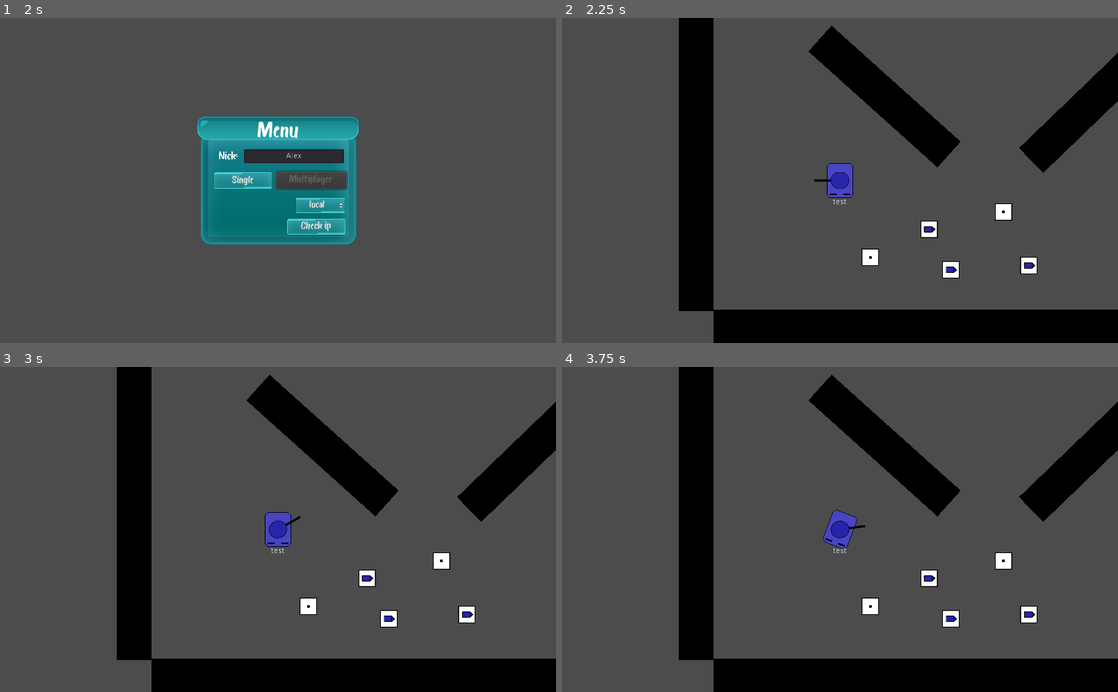
Above: before the commit, frames 1-4 (two rows, left to right).
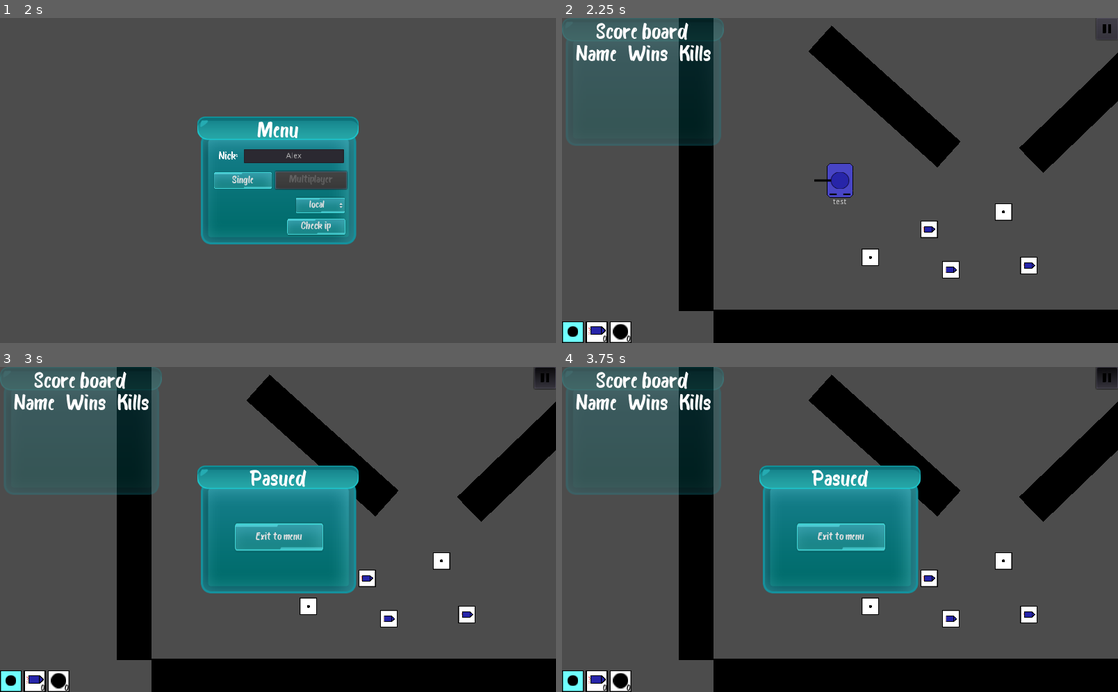
Above: after the commit, the same moments.

Repository: mm-102/godot_tanks
Game: Godot game, scene res://Main.tscn
Same seed, same stepped clock (60 frames per second), same inputs: the game is played once before the commit and once after it.
Inputs (mouse positions are in pixels of both pictures, inside the frame that each line leads up to):
- Up to frame 1 (2 s): click (294, 154) at 0.52 s; type "Alex" at 0.6 s; click "Multiplayer" at 1.25 s
- Up to frame 2 (2.25 s): click "Single" at 2 s
- Up to frame 3 (3 s): click (544, 376) at 2.77 s
- Up to frame 4 (3.75 s): tap Enter at 3.5 s; move the mouse to (962, 513) at 3.52 s; hold D (p_right) from 3.53 s (still down); tap 1 (p_bullet) at 3.6 s

Frame 1 is identical in both runs. In frame 2, 4.5% of the frame differs, in the area x 0-100%, y 0-100%; in frame 3, 16%; in frame 4, 16%.

Commit message:
Change in scoreboard & prep for spectating - add people at beginning of a round - create new table every new round - count each winning round - add new score: Kills - kills are calculated localy but every new round number of kills will be from server - remove signal way of setting score
- bugfix gui on single
- restore extrapolation
- change gui from margine contariner into control
- self_player not dc when die
- change the path of self_player into others, but keep player as 0 child
- change varible 'player_name' into 'nick'

Diff:
--- a/Global/Paths.gd
+++ b/Global/Paths.gd
@@ -2,4 +2,7 @@
 class_name Paths
 
 
-const SELF_PLAYER = "/root/Main/Game/Tank"
+const PLAYERS_N = "/root/Main/Game/Players"
+
+static func get_player_path():
+	return
--- a/Main.gd
+++ b/Main.gd
@@ -13,6 +13,8 @@
 	#[info] Transfer node have to be after main
 	var mode_inst = MODE_DICT[sel_mode].instance()
 	add_child(mode_inst)
+	if sel_mode == GAME_MODE.SINGLE:
+		get_node("/root/Main/Player_Gui_Layer").set_visible(true)
 	if sel_mode == GAME_MODE.MULTI:
 		if get_node_or_null("/root/Transfer") != null:
 			get_node("/root/Transfer").request_ready()
@@ -24,12 +26,11 @@
 		get_node("/root").add_child(transfer_inst)
 
 func exit_to_menu():
-	#[improve] Figure out way to just queue free everything and start main tscn
 	if is_multiplayer:
 		$"/root/Transfer".queue_free()
 	#warning-ignore:return_value_discarded
-	get_tree().reload_current_scene() # I guess it works
+	get_tree().reload_current_scene()
 
-func end_of_battle():
+func end_of_battle(): #[Important!] How to name functions: According to time when its called, or what this function does?
 	var mode_inst = MODE_DICT[GAME_MODE.MULTI].instance()
 	add_child(mode_inst)
--- a/Main.tscn
+++ b/Main.tscn
@@ -10,6 +10,7 @@
 [node name="Menu" parent="." instance=ExtResource( 1 )]
 
 [node name="Player_Gui_Layer" type="CanvasLayer" parent="."]
+layer = 5
 visible = false
 
 [node name="GUI" parent="Player_Gui_Layer" instance=ExtResource( 3 )]
--- a/Multiplayer/Game/Game.gd
+++ b/Multiplayer/Game/Game.gd
@@ -7,53 +7,40 @@
 var empty_gd = preload("res://Empty.gd")
 var time_of_last_stance = -INF
 var world_stance_buffer: Array
+var local_player_name = ""
+var local_player_id = ""
 onready var playerS_node = $"%Players"
-var local_player_name = ""
-
-signal new_scoreboard_player(name)
-signal update_player_score(name, score)
-signal delete_scoreboard_player(name)
 
 
-func _ready():
-	#warning-ignore:return_value_discarded
-	connect("new_scoreboard_player",get_node("/root/Main/Player_Gui_Layer/GUI"),"_on_new_scoreboard_player")
-	#warning-ignore:return_value_discarded
-	connect("update_player_score",get_node("/root/Main/Player_Gui_Layer/GUI"),"_on_update_player_score")
-	#warning-ignore:return_value_discarded
-	connect("delete_scoreboard_player",get_node("/root/Main/Player_Gui_Layer/GUI"),"_on_delete_scoreboard_player")
-
-func update_player_score(player_id, new_score):
-	emit_signal("update_player_score", NodePath(str(player_id)), new_score)
 
 func self_initiation(player_data):
 	var player_id :int = player_data.ID
-	var player_name :String = player_data.Nick
+	var nick :String = player_data.Nick
 	var spawn_point = player_data.SP
 	var score = player_data.Score
 	var tank_inst = tank.instance()
+	local_player_id = player_id
+	tank_inst.name = str(player_id)
 	tank_inst.add_to_group("ME") # [info] missing "ME" by no persistent
 	tank_inst.position = spawn_point
 	if local_player_name.empty():
 		local_player_name = "You"
 	tank_inst.set_display_name(local_player_name)
-	add_child_below_node($Players, tank_inst, true)
-	update_player_score(player_id, score)
+	$Players.add_child(tank_inst, true)
+	$Players.move_child(tank_inst, 0)
 
 func create_player(player_data):
 	var player_id :int = player_data.ID
-	var player_name :String = player_data.Nick
+	var nick :String = player_data.Nick
 	var spawn_point = player_data.SP
 	var score = player_data.Score
 	var tank_inst = tank_template.instance()
 	tank_inst.name = str(player_id)
-	if player_name.empty():
-		player_name = "Player" + str(player_id)
+	if nick.empty():
+		nick = "Player" + str(player_id)
 	tank_inst.position = spawn_point
-	tank_inst.set_display_name(player_name)
+	tank_inst.set_display_name(nick)
 	$Players.add_child(tank_inst, true)
-	emit_signal("new_scoreboard_player", tank_inst.name, tank_inst.player_name)
-	update_player_score(player_id, score)
 
 
 func player_destroyed(player_id, _position, _rotation, projectile_name):
@@ -61,9 +48,6 @@
 		get_node("/root/Main/Game/Projectiles/" + projectile_name).die()
 	get_node("Players/" + str(player_id)).die()
 	create_corpse(player_id, _position, _rotation)
-
-	#temp
-	emit_signal("delete_scoreboard_player", NodePath(str(player_id)))
 
 func create_corpse(player_id, _position, _rotation):
 	var static_body2d = StaticBody2D.new()
@@ -75,7 +59,6 @@
 	static_body2d.set_position(_position)
 	static_body2d.rotation = _rotation
 	wall_inst.replace_by(static_body2d, true)
-	#static_body2d.get_node("%Tank").disconnect("ready", static_body2d, "_on_Tank_ready")
 	static_body2d.get_node("%Sprite").set_frame(4)
 	static_body2d.get_node("%Turret").queue_free()
 	static_body2d.get_node("%RemoteTransform2D").queue_free()
@@ -96,7 +79,7 @@
 	bullet_inst.position = bullet_data.SP
 	bullet_inst.set_linear_velocity(bullet_data.V)
 	if player_id == get_tree().get_network_unique_id():
-		bullet_inst.player_path = NodePath(Paths.SELF_PLAYER)
+		bullet_inst.player_path = NodePath(Paths.PLAYERS_N + "/" + str(local_player_id))
 	get_node("/root/Main/Game/Projectiles").add_child(bullet_inst)
 
 
@@ -118,17 +101,18 @@
 				float(render_time - world_stance_buffer[1].T) \
 				/ float(world_stance_buffer[2].T - world_stance_buffer[1].T)
 		for player in world_stance_buffer[2].WS.keys():
-			if playerS_node.has_node(str(player)) and world_stance_buffer[1].WS.has(player):
+			if playerS_node.has_node(str(player)) and !playerS_node.get_node(str(player)).is_in_group("ME") and world_stance_buffer[1].WS.has(player):
 				playerS_node.get_node(str(player)).template_stance(\
 						world_stance_buffer[1].WS[player], \
 						world_stance_buffer[2].WS[player], \
 						interpolation_factor)
-#	elif render_time > world_stance_buffer[1].T:
-#		var extrapolation_factor = float(render_time - world_stance_buffer[0].T) / float(world_stance_buffer[1].T - world_stance_buffer[0].T) - 1.0
-#		for player in world_stance_buffer[1].keys():
-#			if !world_stance_buffer[0].has(player):
-#				continue
-#			if playerS_node.has_node(str(player)):
-#				var position_delta = world_stance_buffer[1][player]["Location"]["P"] - world_stance_buffer[0][player]["Location"]["P"]
-#				var new_position = world_stance_buffer[1][player]["Location"]["P"] + position_delta * extrapolation_factor
-#				playerS_node.get_node(str(player)).set_position(new_position)
+	elif render_time > world_stance_buffer[1].T:
+		var extrapolation_factor = \
+				float(render_time - world_stance_buffer[0].T) \
+				/ float(world_stance_buffer[1].T - world_stance_buffer[0].T) - 1.0
+		for player in world_stance_buffer[1].WS.keys():
+			if playerS_node.has_node(str(player)) and !playerS_node.get_node(str(player)).is_in_group("ME") and world_stance_buffer[0].WS.has(player):
+				playerS_node.get_node(str(player)).template_stance(\
+						world_stance_buffer[0].WS[player], \
+						world_stance_buffer[1].WS[player], \
+						extrapolation_factor)
--- a/Player/Player_GUI/GUI.gd
+++ b/Player/Player_GUI/GUI.gd
@@ -1,4 +1,4 @@
-extends MarginContainer
+extends Control
 
 
 var current_type = Ammunition.TYPES.BULLET
@@ -18,11 +18,16 @@
 }
 
 onready var scores_node = $"Scoreboard/Scores"
-const name_score_tscn = preload("res://Player/Player_GUI/NameScore.tscn")
+const name_score_tscn = preload("res://Player/Player_GUI/SBPlayer.tscn")
 
 
 func _ready():
 	Backgrounds[current_type].modulate = selection_color
+
+func _input(event : InputEvent):
+	# ---- pause ----
+	if event.is_action_pressed("ui_cancel"):
+		$PauseButton.pressed = !$PauseButton.pressed
 
 # ---- display ammo ----
 func _on_special_ammo_change(type, amount_left):
@@ -34,31 +39,48 @@
 
 	current_type = new_type
 
+
 # ---- pause ----
-func _input(event : InputEvent):
-	if event.is_action_pressed("ui_cancel"):
-		$PauseButton.pressed = !$PauseButton.pressed
 
 func _on_PauseButton_toggled(button_pressed):
 	var is_multiplayer = get_tree().root.get_node("Main").is_multiplayer
 	if !(is_multiplayer):
 		get_tree().paused = button_pressed
-
 	$Pause.visible = button_pressed
 
 # ---- scoreboard ----
 
-func _on_new_scoreboard_player(name, player_name):
+func add_scoreboard_player(player_id, data):
+	var score = data.Score
+	var nick = data.Nick
+	var player_name_score = name_score_tscn.instance()
+	player_name_score.name = str(player_id)
+	player_name_score.get_node("Nick").text = str(nick) + ' : '
+	player_name_score.get_node("Wins").text = str(score.Wins) + ' : '
+	player_name_score.get_node("Kills").text = str(score.Kills)
+	scores_node.add_child(player_name_score)
+
+func clear_scores():
+	for score in scores_node.get_children():
+		if score.name == "Headers":
+			continue
+		score.queue_free()
+
+func add_kill(player_id):
+	var player_name_score = scores_node.get_node_or_null(str(player_id) + "/Kills")
+	if player_name_score == null:
+		return
+	var kills = int(player_name_score.get_text())
+	kills += 1
+	scores_node.get_node(str(player_id) + "/Kills").set_text(str(kills))
+
+
+func _on_new_scoreboard_player(name, nick):
 	var player_name_score = name_score_tscn.instance()
 	player_name_score.name = name
-	player_name_score.get_node("Name").text = player_name + ':'
+	player_name_score.get_node("Name").text = nick + ':'
 	player_name_score.get_node("Score").text = "0"
 	scores_node.add_child(player_name_score)
-
-func _on_delete_scoreboard_player(name):
-	var player_name_score = scores_node.get_node_or_null(name)
-	if player_name_score == null: return
-	player_name_score.queue_free()
 
 func _on_update_player_score(name, score=0):
 	var player_name_score = scores_node.get_node_or_null(name)
--- a/Player/Player_GUI/GUI.tscn
+++ b/Player/Player_GUI/GUI.tscn
@@ -5,15 +5,14 @@
 [ext_resource path="res://Player/Player_GUI/FragBombCounter.tscn" type="PackedScene" id=3]
 [ext_resource path="res://Player/Player_GUI/GUI.gd" type="Script" id=4]
 [ext_resource path="res://textures/PlayerGUI/pause.png" type="Texture" id=5]
-[ext_resource path="res://Player/Player_GUI/Scoreboard.tscn" type="PackedScene" id=6]
+[ext_resource path="res://Player/Player_GUI/Scoreboard2.tscn" type="PackedScene" id=6]
 [ext_resource path="res://Player/Player_GUI/Pause.tscn" type="PackedScene" id=7]
 
-[node name="GUI" type="MarginContainer"]
+[node name="GUI" type="Control"]
 pause_mode = 2
 process_priority = 1
 anchor_right = 1.0
 anchor_bottom = 1.0
-focus_mode = 1
 mouse_filter = 2
 script = ExtResource( 4 )
 
@@ -81,19 +80,15 @@
 margin_top = 182.0
 margin_right = 661.0
 margin_bottom = 418.0
+focus_mode = 1
+mouse_filter = 0
 size_flags_horizontal = 4
 size_flags_vertical = 4
 
 [node name="Scoreboard" parent="." instance=ExtResource( 6 )]
-anchor_left = 0.0
-anchor_top = 0.0
 anchor_right = 0.0
 anchor_bottom = 0.0
-margin_left = 859.0
-margin_top = 0.0
-margin_right = 1024.0
-margin_bottom = 200.0
-size_flags_horizontal = 8
-size_flags_vertical = 0
+margin_right = 299.0
+margin_bottom = 243.0
 
 [connection signal="toggled" from="PauseButton" to="." method="_on_PauseButton_toggled"]
--- a/Player/Player_GUI/NameScore.tscn
+++ b/Player/Player_GUI/NameScore.tscn
@@ -1,19 +1,20 @@
-[gd_scene format=2]
+[gd_scene load_steps=2 format=2]
+
+[ext_resource path="res://GUI/Menu.tres" type="Theme" id=1]
 
 [node name="NameScore" type="HBoxContainer"]
 margin_right = 40.0
 margin_bottom = 40.0
 mouse_filter = 2
+theme = ExtResource( 1 )
 
 [node name="Name" type="Label" parent="."]
-margin_top = 13.0
-margin_right = 27.0
-margin_bottom = 27.0
+margin_right = 63.0
+margin_bottom = 40.0
 text = "You:"
 
 [node name="Score" type="Label" parent="."]
-margin_left = 31.0
-margin_top = 13.0
-margin_right = 39.0
-margin_bottom = 27.0
+margin_left = 67.0
+margin_right = 86.0
+margin_bottom = 40.0
 text = "0"
--- /dev/null
+++ b/Player/Player_GUI/SBPlayer.tscn
@@ -0,0 +1,29 @@
+[gd_scene load_steps=2 format=2]
+
+[ext_resource path="res://GUI/Menu.tres" type="Theme" id=1]
+
+[node name="PlayerName" type="HBoxContainer"]
+margin_right = 259.0
+margin_bottom = 40.0
+mouse_filter = 2
+theme = ExtResource( 1 )
+alignment = 1
+
+[node name="Nick" type="Label" parent="."]
+margin_left = 78.0
+margin_right = 134.0
+margin_bottom = 40.0
+text = "You"
+
+[node name="Wins" type="Label" parent="."]
+margin_left = 138.0
+margin_right = 157.0
+margin_bottom = 40.0
+text = "0"
+
+[node name="Kills" type="Label" parent="."]
+margin_left = 161.0
+margin_right = 180.0
+margin_bottom = 40.0
+text = "0"
+align = 2
--- a/Player/Player_GUI/Scoreboard.tscn
+++ b/Player/Player_GUI/Scoreboard.tscn
@@ -42,11 +42,9 @@
 [node name="Scores" type="VBoxContainer" parent="."]
 margin_top = 103.0
 margin_right = 165.0
-margin_bottom = 123.0
+margin_bottom = 143.0
 mouse_filter = 2
 theme = SubResource( 4 )
 
 [node name="LocalPlayer" parent="Scores" instance=ExtResource( 2 )]
 margin_right = 165.0
-margin_bottom = 20.0
-mouse_filter = 2
--- /dev/null
+++ b/Player/Player_GUI/Scoreboard2.tscn
@@ -0,0 +1,63 @@
+[gd_scene load_steps=3 format=2]
+
+[ext_resource path="res://textures/GUI/MiniMenu.png" type="Texture" id=1]
+[ext_resource path="res://GUI/Menu.tres" type="Theme" id=2]
+
+[node name="Scoreboard" type="Control"]
+anchor_right = 0.287
+anchor_bottom = 0.396
+margin_right = 5.112
+margin_bottom = -0.600021
+rect_min_size = Vector2( 80, 0 )
+mouse_filter = 2
+theme = ExtResource( 2 )
+
+[node name="TextureRect" type="TextureRect" parent="."]
+modulate = Color( 1, 1, 1, 0.294118 )
+margin_right = 298.0
+margin_bottom = 236.0
+mouse_filter = 2
+texture = ExtResource( 1 )
+
+[node name="Title" type="Label" parent="."]
+margin_top = 8.0
+margin_right = 296.0
+margin_bottom = 48.0
+text = "Score board"
+align = 1
+valign = 1
+
+[node name="Scores" type="VBoxContainer" parent="."]
+anchor_top = 1.0
+anchor_right = 1.0
+anchor_bottom = 1.0
+margin_left = 21.0
+margin_top = -193.0
+margin_right = -19.0
+margin_bottom = -16.0
+mouse_filter = 2
+
+[node name="Headers" type="HBoxContainer" parent="Scores"]
+margin_right = 259.0
+margin_bottom = 40.0
+mouse_filter = 2
+alignment = 1
+
+[node name="Label" type="Label" parent="Scores/Headers"]
+margin_left = 5.0
+margin_right = 96.0
+margin_bottom = 40.0
+text = "Name  "
+
+[node name="Label2" type="Label" parent="Scores/Headers"]
+margin_left = 100.0
+margin_right = 190.0
+margin_bottom = 40.0
+text = "Wins  "
+
+[node name="Label3" type="Label" parent="Scores/Headers"]
+margin_left = 194.0
+margin_right = 254.0
+margin_bottom = 40.0
+text = "Kills"
+align = 2
--- a/Player/Tank/Tank.gd
+++ b/Player/Tank/Tank.gd
@@ -22,6 +22,7 @@
 #var dead = false
 # Defined in code
 var player_stance: Dictionary
+var nick = "You"
 
 onready var is_multiplayer = $"/root/Main".is_multiplayer
 #var projectiles_tscn = {
@@ -34,7 +35,9 @@
 onready var bullet_point_node = $"%BulletPoint"
 
 
+
 func set_display_name(text):
+	nick = text
 	$"%NickLabel".text = text
 
 func _ready():
@@ -107,8 +110,14 @@
 		bullet_inst.set_linear_velocity(velocity * BULLET_SPEED)
 		get_node("/root/Main/Game/Projectiles").add_child(bullet_inst)
 
+
+func die():
+	$Hitbox.set_disabled(true)
+	animation_player.play("explode")
+	remove_from_group("Players")
+
 func _on_base_body_entered(body):
-	if !body.is_in_group("Projectiles"):
+	if !body.is_in_group("Projectiles") or is_multiplayer:
 		return
 #	dead = true
 	remove_from_group("Players")
--- a/Player/Tank/Tank.tscn
+++ b/Player/Tank/Tank.tscn
@@ -93,6 +93,7 @@
 update_scale = false
 
 [node name="CanvasLayer" type="CanvasLayer" parent="."]
+layer = -1
 offset = Vector2( 0, 40 )
 transform = Transform2D( 1, 0, 0, 1, 0, 40 )
 follow_viewport_enable = true
--- a/Player/Tank/TankTemplate.gd
+++ b/Player/Tank/TankTemplate.gd
@@ -1,12 +1,12 @@
 extends KinematicBody2D
 
-var player_name: String = ""
+var nick: String = ""
 onready var wall = $Hitbox.duplicate(true)
 onready var animation_player = $"%AnimationPlayer"
 
 
 func set_display_name(text):
-	player_name = text
+	nick = text
 	$"%NickLabel".text = text
 
 func template_stance(previous_stance, next_stance, interpolation_factor):
--- a/Singletons/Transfer.gd
+++ b/Singletons/Transfer.gd
@@ -8,6 +8,7 @@
 onready var clock_node = $"%Clock"
 onready var main_n = $"/root/Main"
 onready var game_n = $"/root/Main/Game"
+onready var gui_n = $"/root/Main/Player_Gui_Layer/GUI"
 var network : NetworkedMultiplayerENet = null
 
 
@@ -64,12 +65,14 @@
 remote func recive_new_battle(new_game_data):
 	if !get_tree().get_rpc_sender_id() == 1:
 		return
+	gui_n.clear_scores()
 	game_n.queue_free()
 	yield(game_n, "tree_exited")
 	main_n.end_of_battle()
 	game_n = $"/root/Main/Game"
 	game_n.get_node("Map").set_map_data(new_game_data.MapData)
 	for player_id in new_game_data.PlayerSData:
+		gui_n.add_scoreboard_player(player_id, new_game_data.PlayerSData[player_id])
 		if player_id == network.get_unique_id():
 			game_n.self_initiation(new_game_data.PlayerSData[player_id])
 			continue
@@ -78,19 +81,21 @@
 
 #---------- CORE GAME MECHANIC ---------
 
-remote func recive_new_player(player_id: int, player_name : String, spawn_point):
+remote func recive_new_player(player_id: int, nick : String, spawn_point):
 	if !get_tree().get_rpc_sender_id() == 1:
 		return
 	if !player_id == get_tree().get_network_unique_id():
-		game_n.create_player(player_id, player_name, spawn_point)
+		game_n.create_player(player_id, nick, spawn_point)
 
-remote func recive_player_destroyed(player_id, position, rotation, projectile_name):
+remote func recive_player_destroyed(player_id, position, rotation, slayer_id, projectile_name):
 	if !get_tree().get_rpc_sender_id() == 1:
 		return
 	if player_id == get_tree().get_network_unique_id():
-		$"/root/Main".exit_to_menu()
-		return
+		pass
+		# Here should be applied spectate mode
 	game_n.player_destroyed(player_id, position, rotation, projectile_name)
+	if player_id != slayer_id:
+		gui_n.add_kill(slayer_id)
 
 func fetch_stance(player_stance: Dictionary):
 	rpc_unreliable_id(1, "recive_stance", player_stance)
Not shown, added: Godot Tanks.exe
Not shown, changed: a/Godot Tanks.exe
